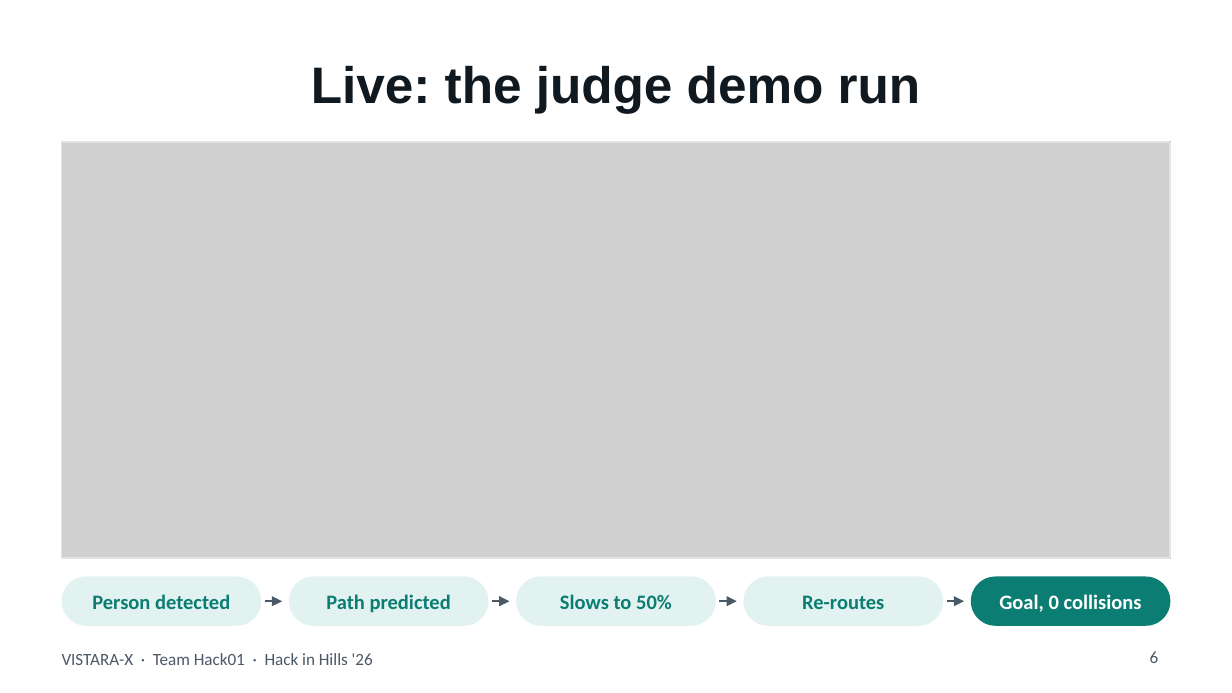
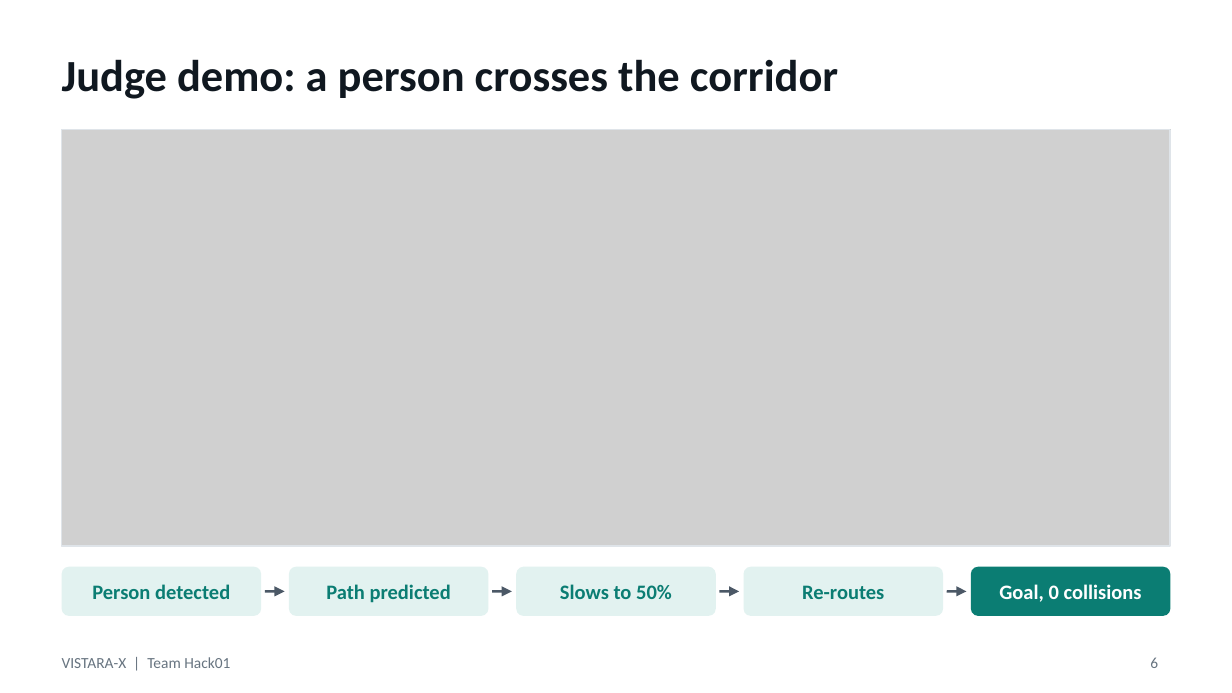
Before and after one commit to RiteshKumar2e/VISTARA-X, a slide deck: slide 6 of presentation/VISTARA-X_Hack01.pptx. Drawn at 1232x693 pixels with LibreOffice and Linux fonts; fonts in the diff are those of the drawing; grey boxes stand for pictures. Boxes give left, top, right and bottom in pixels: in the first picture for what was removed or moved away, otherwise in the second. Text is boxed around its words. In the diff, an @@ line names an element or a change of style, - is before the commit and + after.

Commit message:
feat: update presentation file VISTARA-X_Hack01.pptx with new content

```diff
--- a/presentation/VISTARA-X_Hack01.pptx
+++ b/presentation/VISTARA-X_Hack01.pptx
@@ title at [62, 59, 838, 99]: text changed; size 30 to 26 pt; font Arial to Calibri @@
-Live: the judge demo run
+Judge demo: a person crosses the corridor
@@ picture: place and size @@
-picture at [62, 142, 1170, 558]
+picture at [62, 129, 1170, 546]
@@ rectangle: place and size @@
-rectangle at [62, 142, 1170, 558]
+rectangle at [62, 129, 1170, 546]
@@ proportions changed in 5 elements at [62, 567, 261, 616], [290, 567, 489, 616], [516, 567, 716, 616], [744, 567, 944, 616], [971, 567, 1170, 616] @@
@@ 5 texts, 5 rounded rectangles, 3 arrows: place and size @@
-5 texts, 5 rounded rectangles, 3 arrows at [62, 577, 1170, 626]
+5 texts, 5 rounded rectangles, 3 arrows at [62, 567, 1170, 616]
@@ arrow moved from (493, 601) - (509, 601) to (493, 591) - (513, 591) @@
@@ text at [62, 657, 230, 668]: text changed; size 10 to 9 pt; text colour #4B5866 to #677480 @@
-VISTARA-X · Team Hack01 · Hack in Hills '26
+VISTARA-X | Team Hack01
@@ page number at [1150, 657, 1158, 668]: size 10 to 9 pt, text colour #4B5866 to #677480 @@
```
Also in this commit, not shown: 12 other slides changed, 1 slide added, 1 slide removed.
